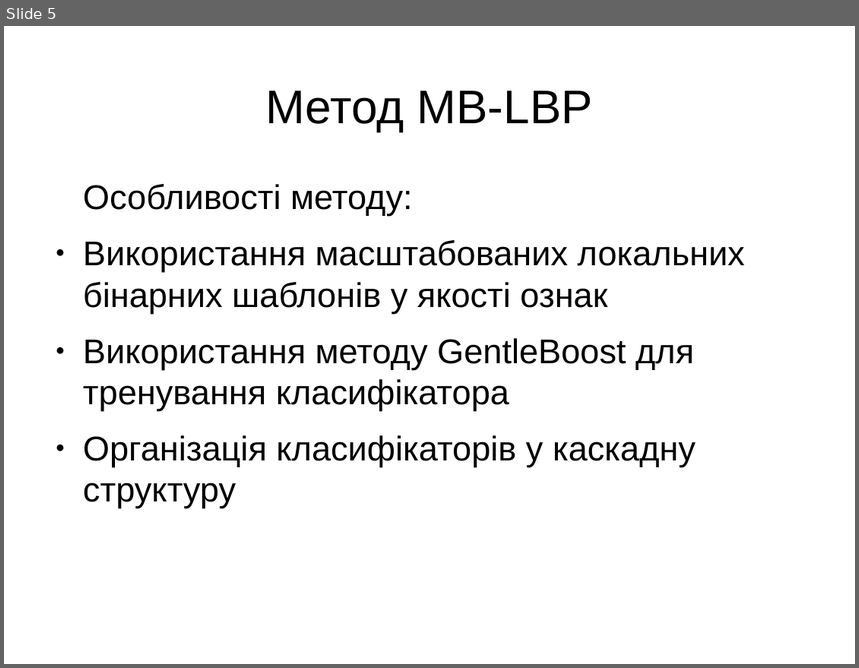
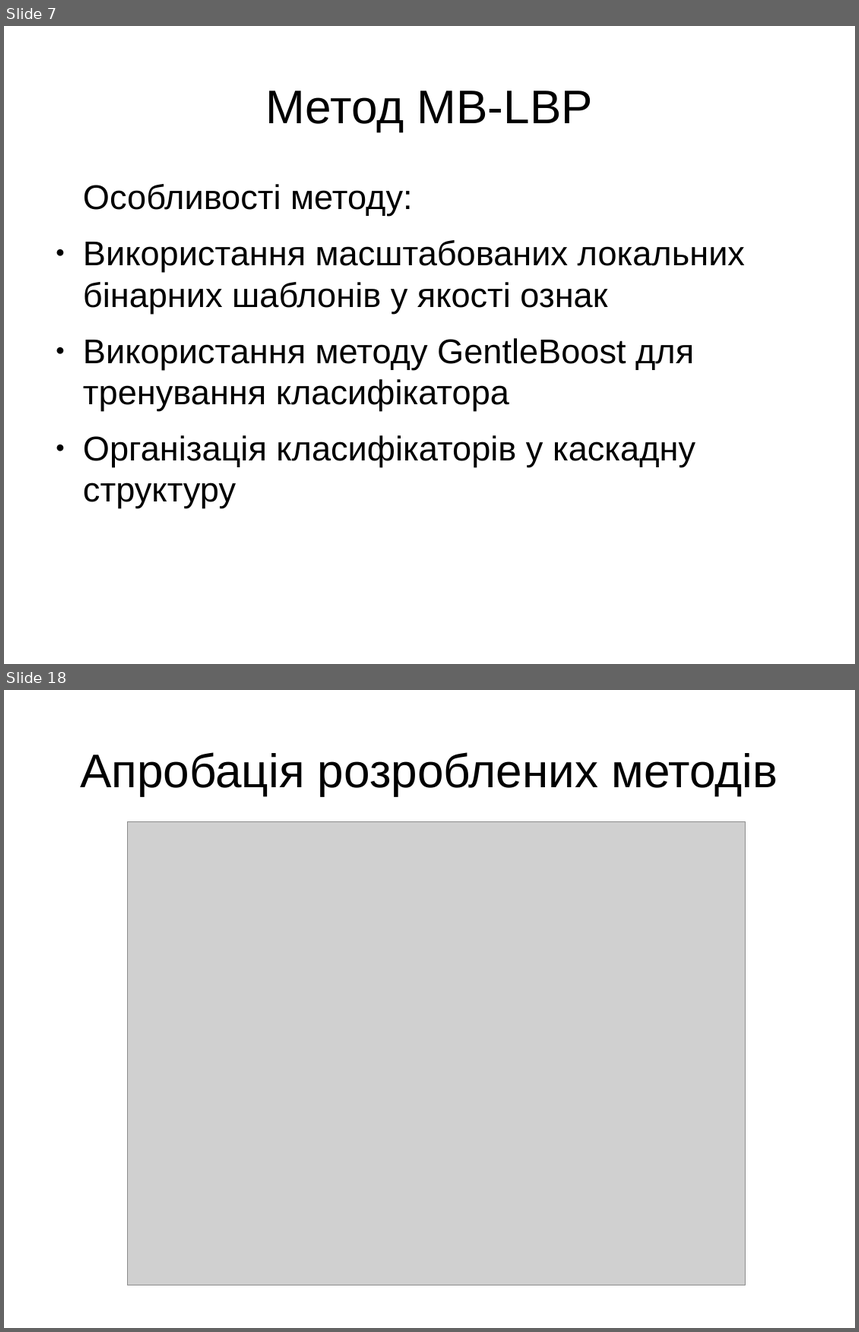
Before and after one commit to OlegTheCat/face-detection, a slide deck: doc/presentation.odp. Shown one above the other, each under a label of ours: slide 5 before the commit, slides 7 and 18 after it; the slides between them are not shown. The pictures are 859x668 and 859x1332 pixels, drawn with LibreOffice and Linux fonts; fonts in the diff are those of the drawing; grey boxes stand for pictures. Boxes give left, top, right and bottom in pixels: in the first picture for what was removed or moved away, otherwise in the second. Text is boxed around its words. In the diff, an @@ line names an element or a change of style, - is before the commit and + after.

```diff
--- a/doc/presentation.odp
+++ b/doc/presentation.odp
@@ slide 18 added at [4, 690, 855, 1328], background #FFFFFF @@
@@ title added at [80, 752, 778, 796], 44 pt, text #000000 @@
+Апробація розроблених методів
@@ picture added at [128, 822, 746, 1286] @@
@@ what was slide 5 is now slide 7 @@
```
Also in this commit, not shown: 14 other slides added, 2 slides removed, 1 other file.
